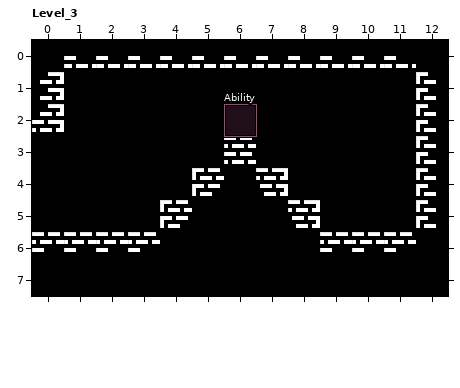
Level history. LDtk project: source/levels/world.ldtk. Above, as it was before the edit.
Cells are 32x32 px. Shown: Level_3 x 0..12, y 0..7. The commit also changed other parts of the map, which this record leaves out.
The same view after the edit:
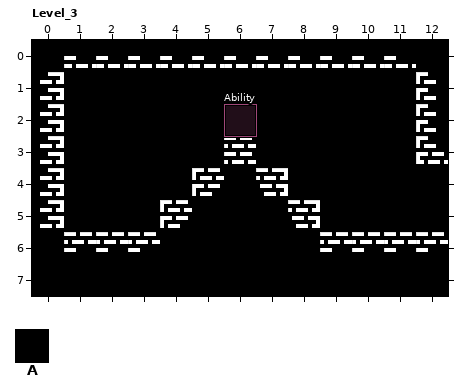
Key: from "Walls": A 1.
_ is an empty cell.
Difference:
Layer "Walls":
The author put tile A in rows 3 to 5 at x 0.
The author cleared tile A in rows 4 to 5 at x 12.
